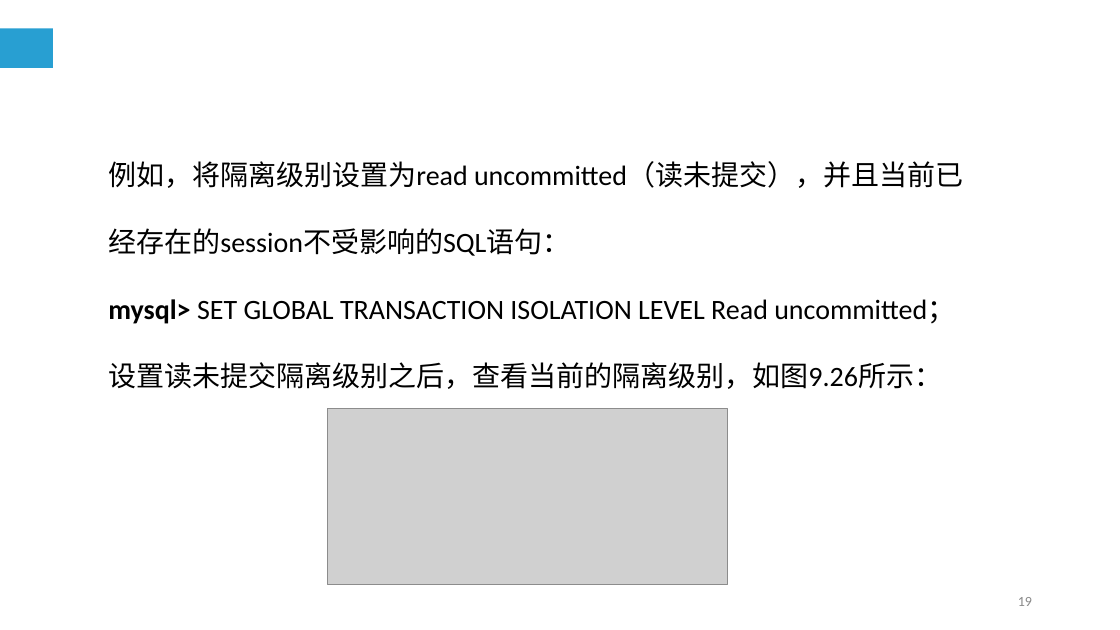
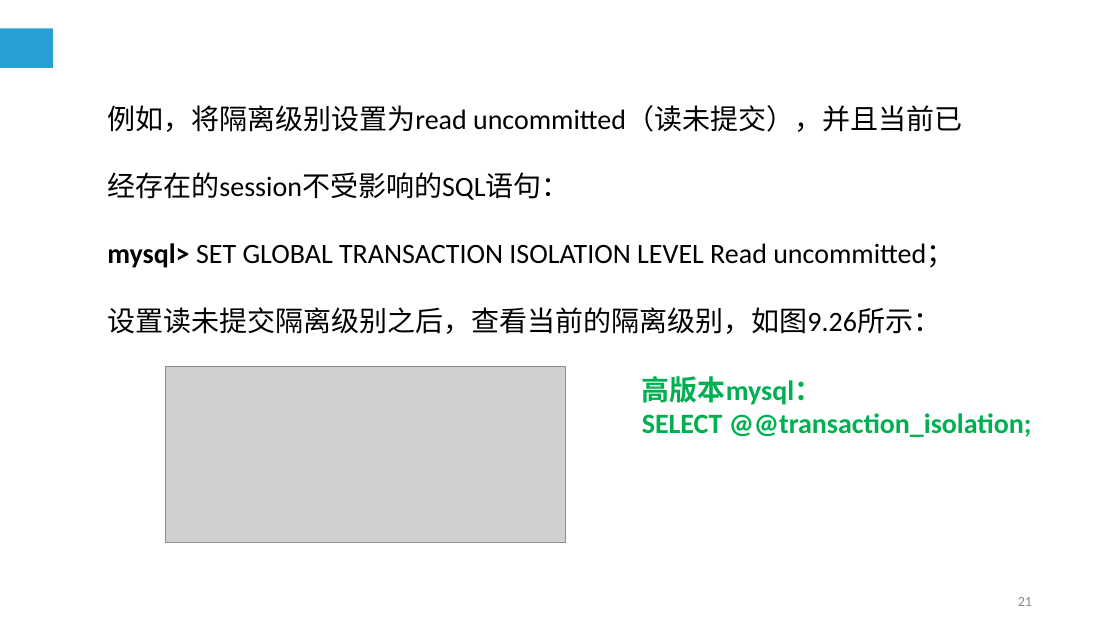
Before and after one commit to cqj726/mysql-s-PPT, a slide deck: slide 21 of PPT/第9章 MySQL编程基础（四）.ppt (slide 19 before the commit). Drawn at 1120x630 pixels with LibreOffice and Linux fonts; fonts in the diff are those of the drawing; grey boxes stand for pictures. Boxes give left, top, right and bottom in pixels: in the first picture for what was removed or moved away, otherwise in the second. Text is boxed around its words. In the diff, an @@ line names an element or a change of style, - is before the commit and + after.

```diff
--- a/PPT/第9章 MySQL编程基础（四）.ppt
+++ b/PPT/第9章 MySQL编程基础（四）.ppt
@@ text "例如，将隔离级别设置为read uncommitted（读未提交），并且当前已经存在的session不受影响的SQL语句 ...": place and size @@
-text "例如，将隔离级别设置为read uncommitted（读未提交），并且当前已经存在的session不受影响的SQL语句 ..." at box(108, 161, 963, 389)
+text "例如，将隔离级别设置为read uncommitted（读未提交），并且当前已经存在的session不受影响的SQL语句 ..." at box(107, 105, 962, 334)
@@ picture: place and size @@
-picture at box(328, 409, 728, 585)
+picture at box(166, 366, 566, 542)
@@ text added at box(642, 376, 1032, 437), 18 pt, text #00B050, bold @@
+高版本mysql：
+SELECT @@transaction_isolation;
@@ page number at box(1018, 597, 1032, 606): text changed @@
-19
+21
```
Also in this commit, not shown: 4 other slides changed, 2 slides added, 3 other files.
